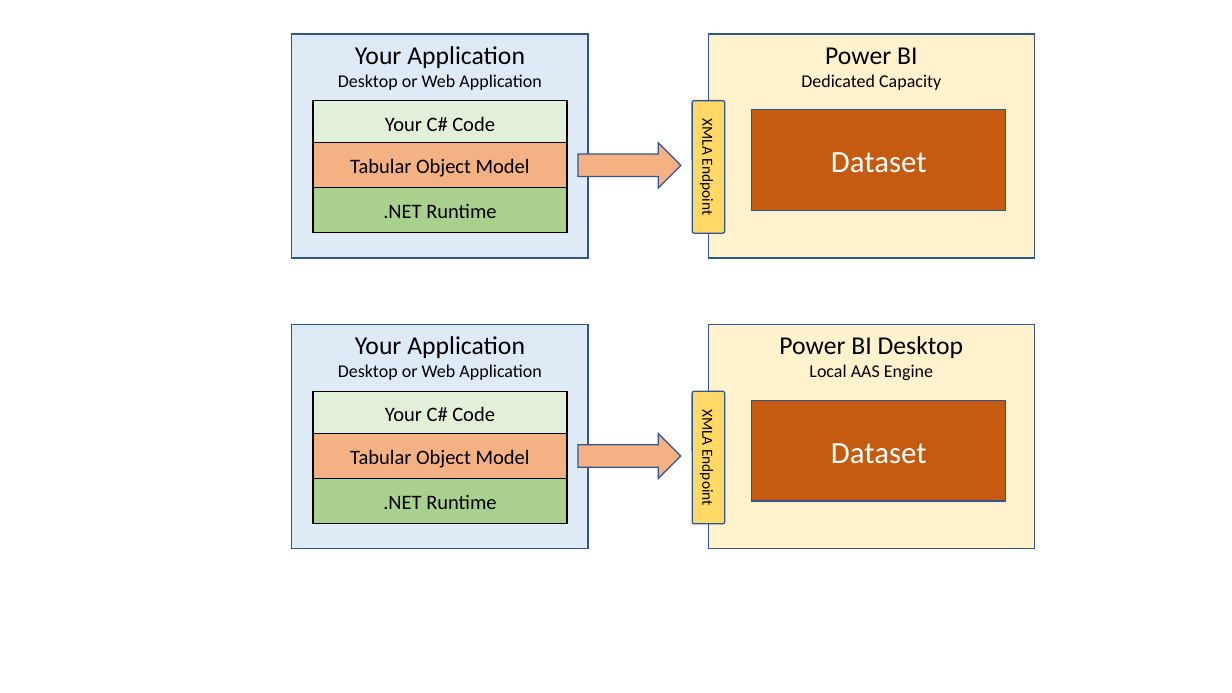
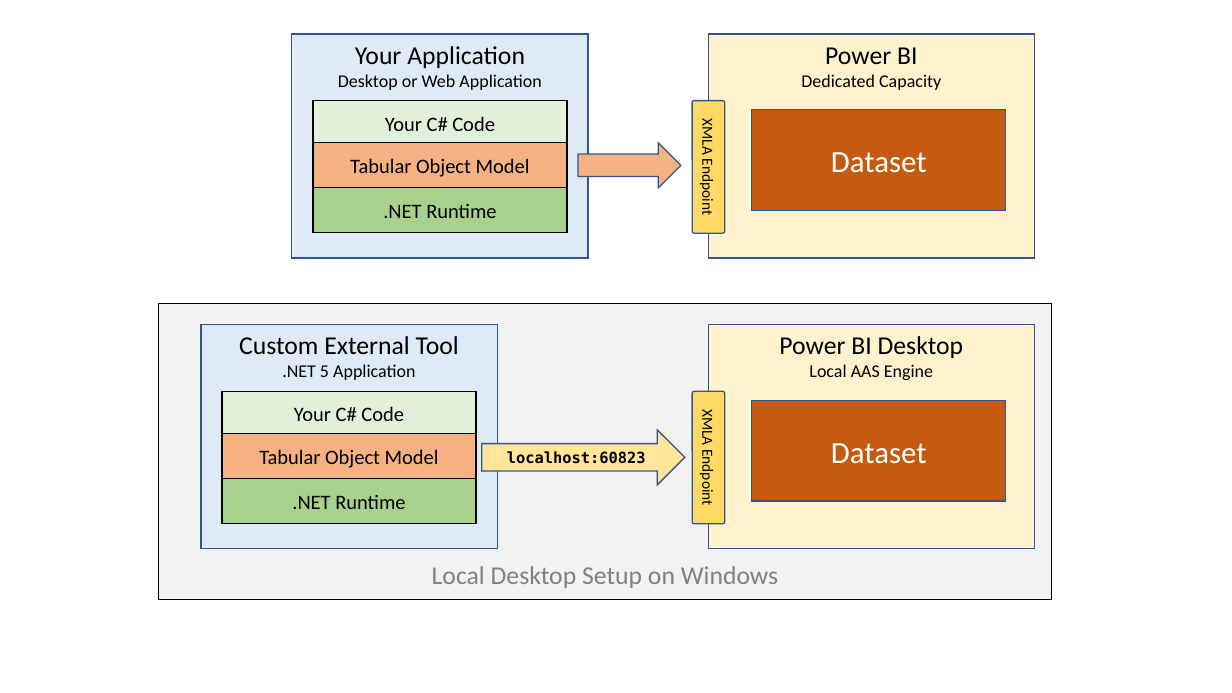
Before and after one commit to PowerBiDevCamp/Tabular-Object-Model-Tutorial, a slide deck: slide 1 of TOM_Figures.pptx. Drawn at 1232x693 pixels with LibreOffice and Linux fonts; fonts in the diff are those of the drawing. Boxes give left, top, right and bottom in pixels: in the first picture for what was removed or moved away, otherwise in the second. Text is boxed around its words. In the diff, an @@ line names an element or a change of style, - is before the commit and + after.

```diff
--- a/TOM_Figures.pptx
+++ b/TOM_Figures.pptx
@@ rectangle added at <box>159,303,1052,599</box>, fill #F2F2F2, outline #000000 1 pt, 20 pt, text #808080 @@
+Local Desktop Setup on Windows
@@ 4 rectangles: place and size @@
-4 rectangles at <box>292,324,589,548</box>
+4 rectangles at <box>201,324,497,548</box>
@@ text in rectangle at <box>239,336,459,380</box>: text changed; size 14 to 20 pt @@
-Your Application
-Desktop or Web Application
+Custom External Tool
+.NET 5 Application
@@ right arrow "localhost:60823": place and size @@
-right arrow "localhost:60823" at <box>579,433,681,479</box>
+right arrow "localhost:60823" at <box>482,430,685,484</box>
@@ right arrow "localhost:60823" at <box>482,430,685,484</box>: fill #F4B183 to #FFE699 @@
@@ text in right arrow at <box>507,451,646,464</box>: text added @@
+localhost:60823
```
Also in this commit, not shown: 1 slide added, 1 other file.
